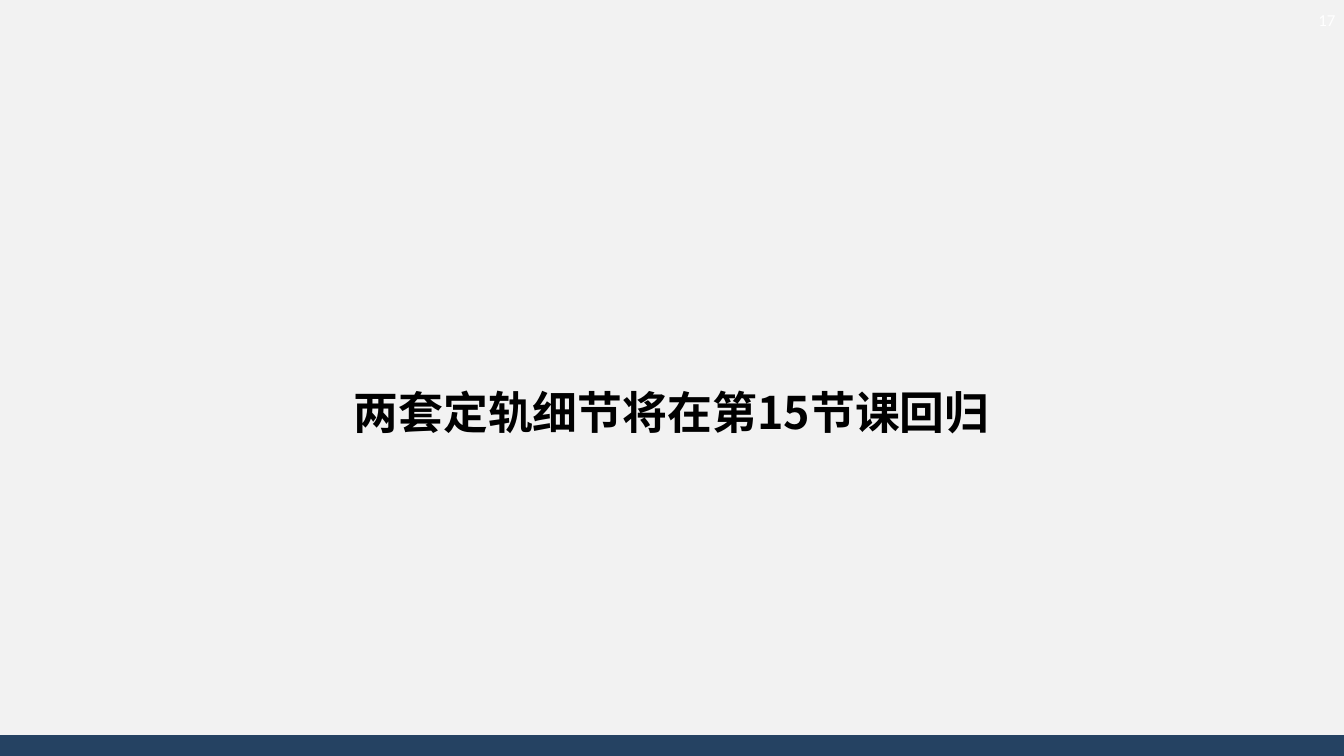
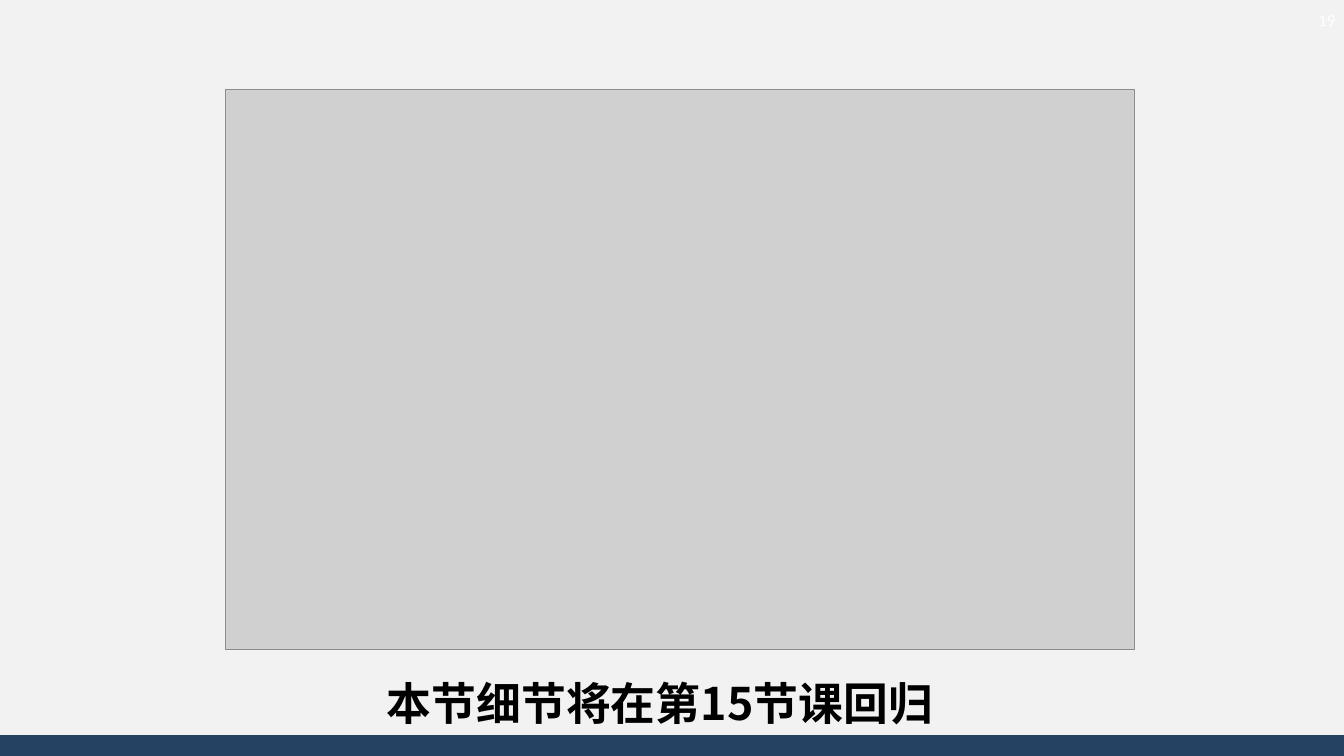
Before and after one commit to AsBackup/DAOSSA, a slide deck: slide 19 of 12 初轨确定和精密定轨原理.pptx (slide 17 before the commit). Drawn at 1344x756 pixels with LibreOffice and Linux fonts; fonts in the diff are those of the drawing; grey boxes stand for pictures; background and template pictures are left out. Boxes give left, top, right and bottom in pixels: in the first picture for what was removed or moved away, otherwise in the second. Text is boxed around its words. In the diff, an @@ line names an element or a change of style, - is before the commit and + after.

```diff
--- a/12 初轨确定和精密定轨原理.pptx
+++ b/12 初轨确定和精密定轨原理.pptx
@@ picture added at [226,90,1135,649] @@
@@ text at [387,681,933,725]: text changed @@
-两套定轨细节将在第15节课回归
+本节细节将在第15节课回归
```
Also in this commit, not shown: 3 other slides changed, 2 slides added, 1 other file.
